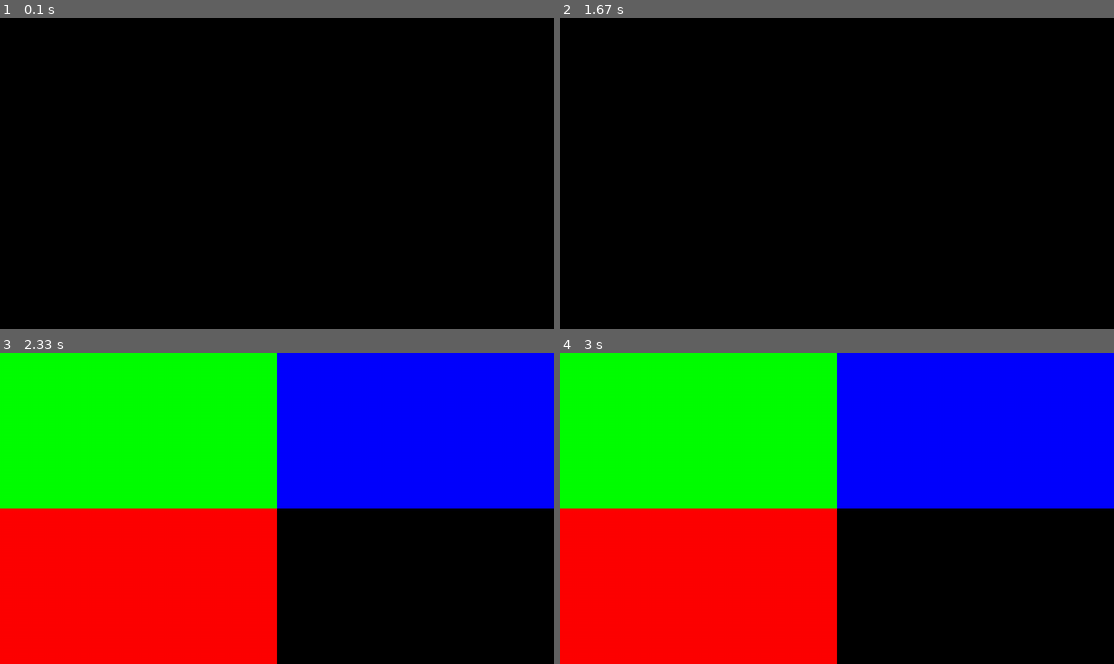
Above: before the commit, frames 1-4 (two rows, left to right).
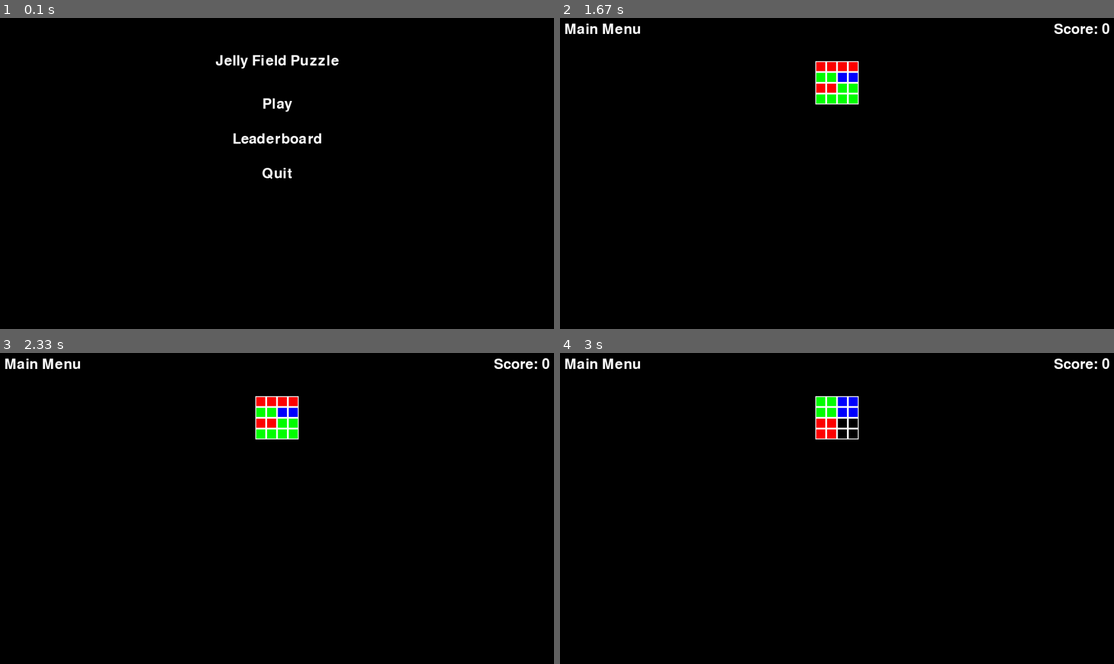
Above: after the commit, the same moments.

Repository: jose-carlos-sousa/jelly-field-IA
Game: pygame game, started from main.py
Same seed, same stepped clock (60 frames per second), same inputs: the game is played once before the commit and once after it.
Inputs (mouse positions are in pixels of both pictures, inside the frame that each line leads up to):
- Up to frame 1 (0.1 s): no input
- Up to frame 2 (1.67 s): click (837, 105) at 0.38 s, where only the run after the commit has a clickable "Play"
- Up to frame 3 (2.33 s): no input
- Up to frame 4 (3 s): no input

The runs differ from the first frame. In frame 1, 0.9% of the frame differs, in the area x 38-62%, y 11-52%; in frame 2, 1.6%; in frame 3, 75%, in the area x 0-100%, y 0-100%; in frame 4, 75%.

Commit message:
gui now reads game state correctly

Diff:
--- a/main.py
+++ b/main.py
@@ -1,9 +1,4 @@
-import sys, pygame, time
-
-pygame.init()
-size = width, height = 1280, 720
-screen = pygame.display.set_mode(size)
-clock = pygame.time.Clock()
+import pygameGUI, time
 
 #For convertion E means empty space, N means Non playable space
 class Jelly:
@@ -58,6 +53,7 @@
             self.next_jellies = []
             self.goal = {}
             self.colors = {}
+        self.score = 0
 
     def load_from_file(self, file):
         with open(file, 'r') as f:
@@ -160,18 +156,6 @@
                                 self.board[i][j].expand()
                                 self.board[ni][nj].expand()
 
-    def display(self):
-        for i in range(self.c1):
-            for j in range(self.c2):
-                square = self.board[i][j].array
-                left = j * (width // self.c2)
-                top = i * (height // self.c1)
-                for r in range(len(square)):
-                    for c in range(len(square[r])):
-                        rect = pygame.Rect(left + c * (width // (self.c2 * 2)), top + r * (height // (self.c1 * 2)), width // (self.c2 * 2), height // (self.c1 * 2))
-                        pygame.draw.rect(screen, self.colors[square[r][c]], rect)
-
-
     def __eq__(self, other):
         return (
             isinstance(other, JellyFieldState)
@@ -192,14 +176,12 @@
 print(jelly1)
 
 jellyState = JellyFieldState("init.txt")
+gui = pygameGUI.pygameGUI()
 
 while True:
-    for event in pygame.event.get():
-        if event.type == pygame.QUIT: sys.exit()
-
-    screen.fill((0, 0, 0))
-    jellyState.display()
-    time.sleep(2)
-    jellyState.collapse()
-    pygame.display.flip()
-    clock.tick(60)
+    gui.handle_events()
+    gui.display(jellyState)
+    if gui.current_screen == "game_screen":
+        time.sleep(2)
+        jellyState.collapse()
+    gui.tick(60)
--- a/pygameGUI.py
+++ b/pygameGUI.py
@@ -11,6 +11,7 @@
         self.current_screen = "main_menu"
         self.font = pygame.font.Font(None, 48)
         self.buttons = {}
+        self.clock = pygame.time.Clock()
 
     def display(self, state):
         """
@@ -56,8 +57,14 @@
                 elif button_text == "Leaderboard":
                     self.current_screen = "leaderboard_screen"
                 elif button_text == "Quit":
-                    pygame.quit()
-                    exit()
+                    self.quit()
+
+    def handle_game_click(self, pos):
+        """Handles clicks on game buttons."""
+        for button_text, rect in self.buttons.items():
+            if rect.collidepoint(pos):
+                if button_text == "Main Menu":
+                    self.current_screen = "main_menu"
 
     def display_defeat_screen(self):
         """Displays the defeat screen."""
@@ -82,12 +89,12 @@
         self.buttons["Main Menu"] = menu_button_rect
 
         # Draw score (top right)
-        score_text = self.font.render(f"Score: {state['score']}", True, (255, 255, 255))
+        score_text = self.font.render(f"Score: {state.score}", True, (255, 255, 255))
         score_rect = score_text.get_rect(topright=(self.screen.get_width() - 10, 10))
         self.screen.blit(score_text, score_rect)
 
         # Draw board grid
-        board = state['board']
+        board = state.board
         rows, cols = len(board), len(board[0])
         cell_size = 50
         board_x = (self.screen.get_width() - cols * cell_size) // 2
@@ -95,10 +102,16 @@
 
         for row in range(rows):
             for col in range(cols):
-                cell_color = (255, 0, 0) if board[row][col] == 1 else (0, 0, 255)
-                cell_rect = pygame.Rect(board_x + col * cell_size, board_y + row * cell_size, cell_size, cell_size)
-                pygame.draw.rect(self.screen, cell_color, cell_rect)
-                pygame.draw.rect(self.screen, (255, 255, 255), cell_rect, 2)
+                square = state.board[row][col].array
+                srows, scols = len(square), len(square[0])
+                for square_row in range(srows):
+                    for square_column in range(scols):
+                        cell_color = state.colors[square[square_row][square_column]]
+                        square_width, square_height = cell_size / scols, cell_size / srows
+                        cell_rect = pygame.Rect(board_x + col * cell_size + square_column * square_width,
+                         board_y + row * cell_size + square_height * square_row, square_width, square_height)
+                        pygame.draw.rect(self.screen, cell_color, cell_rect)
+                        pygame.draw.rect(self.screen, (255, 255, 255), cell_rect, 2)
 
         pygame.display.flip()
 
@@ -108,24 +121,19 @@
         """
         pass
 
-    def main_loop(self):
-            """Main loop to display the current screen and handle events."""
-            running = True
-            clock = pygame.time.Clock()
-            state = {'score': 10, 'board': [[0, 1], [0, 1]]}  # Game state placeholder
-
-            while running:
-                for event in pygame.event.get():
+    def handle_events(self):
+        for event in pygame.event.get():
                     if event.type == pygame.QUIT:
-                        running = False
+                        self.quit()
                     elif event.type == pygame.MOUSEBUTTONDOWN and event.button == 1:
                         if self.current_screen == "main_menu":
                             self.handle_main_menu_click(event.pos)
+                        elif self.current_screen == "game_screen":
+                            self.handle_game_click(event.pos)
 
-                self.display(state)
-                clock.tick(30)
+    def tick(self, fps):
+        self.clock.tick(fps)
 
-            pygame.quit()
-
-display = pygameGUI()
-display.main_loop()
+    def quit(self):
+        pygame.quit()
+        exit()
